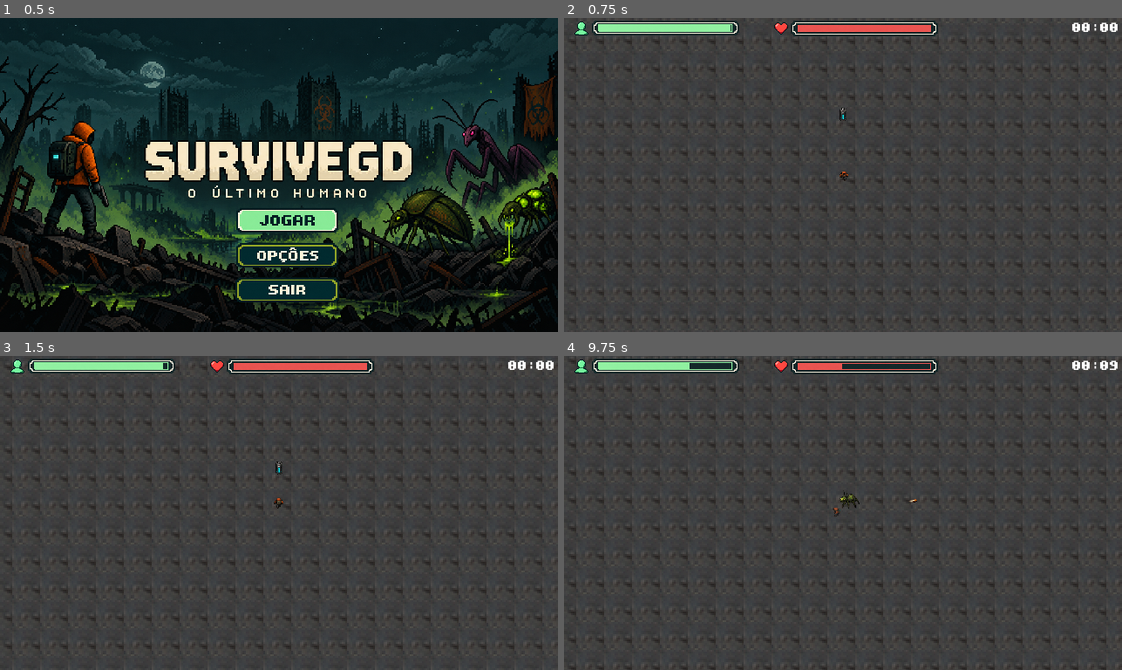
Above: before the commit, frames 1-4 (two rows, left to right).
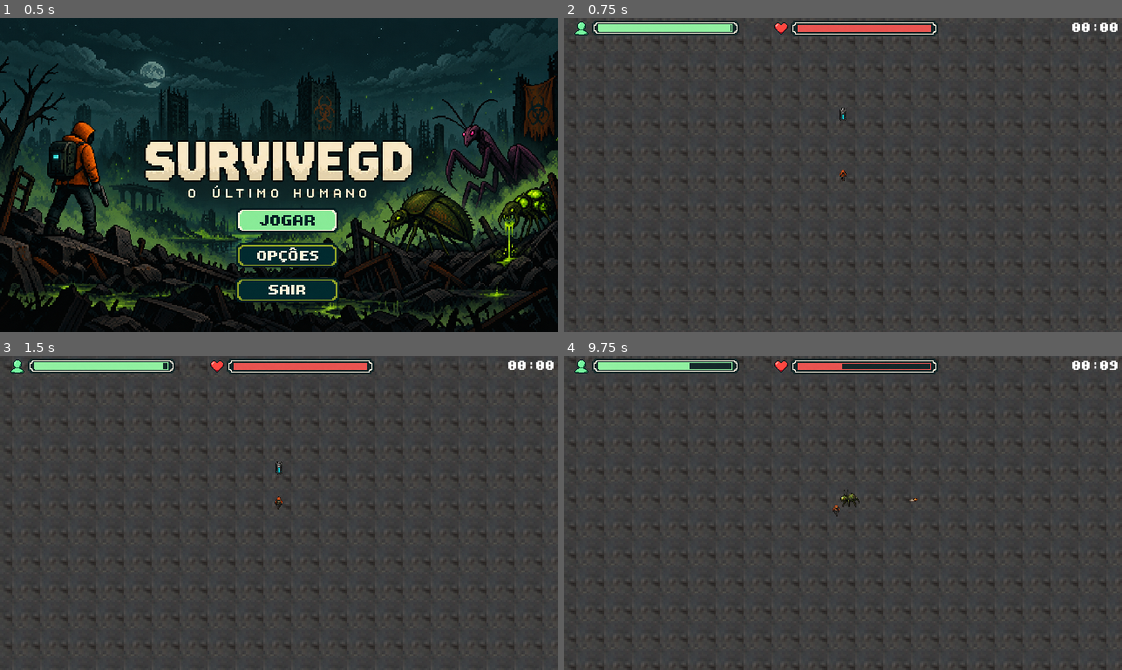
Above: after the commit, the same moments.

Repository: DevLucasOnly/DevLucasOnly-SurviveGD-Prototipo-de-Sobrevivencia-2D
Game: Godot game, scene res://scenes/main_menu.tscn
Same seed, same stepped clock (60 frames per second), same inputs: the game is played once before the commit and once after it.
Inputs (mouse positions are in pixels of both pictures, inside the frame that each line leads up to):
- Up to frame 1 (0.5 s): no input
- Up to frame 2 (0.75 s): click (848, 218) at 0.5 s
- Up to frame 3 (1.5 s): tap Enter at 1.25 s; move the mouse to (251, 575) at 1.27 s; press the mouse at (251, 575) at 1.28 s; hold W (move_up) from 1.28 s (still down)
- Up to frame 4 (9.75 s): move the mouse to (1010, 560) at 2.02 s; release the mouse at (1010, 560) at 2.03 s; click (1010, 560) at 2.1 s; move the mouse to (675, 465) at 2.77 s; release W (move_up) at 2.78 s; press the mouse at (675, 465) at 2.78 s; hold A (move_left) 2.78-4.28 s; move the mouse to (870, 513) at 3.52 s; release the mouse at (870, 513) at 3.53 s; click (870, 513) at 3.6 s; move the mouse to (759, 434) at 4.27 s; press the mouse at (759, 434) at 4.28 s; hold S (move_down) 4.28-5.03 s; move the mouse to (965, 497) at 5.02 s; release the mouse at (965, 497) at 5.03 s; hold D (move_right) 5.03-5.78 s; click (965, 497) at 5.1 s; move the mouse to (731, 528) at 5.77 s; press the mouse at (731, 528) at 5.78 s; hold W (move_up) 5.78-6.53 s; move the mouse to (898, 443) at 6.52 s; release the mouse at (898, 443) at 6.53 s; hold D (move_right) 6.53-8.78 s; click (898, 443) at 6.6 s; move the mouse to (815, 575) at 7.27 s; press the mouse at (815, 575) at 7.28 s; move the mouse to (1010, 560) at 8.02 s; release the mouse at (1010, 560) at 8.03 s; click (1010, 560) at 8.1 s; move the mouse to (675, 465) at 8.77 s; press the mouse at (675, 465) at 8.78 s; hold S (move_down) 8.78-9.53 s; move the mouse to (870, 513) at 9.52 s; release the mouse at (870, 513) at 9.53 s; hold A (move_left) from 9.53 s (still down); click (870, 513) at 9.6 s

Frame 1 is identical in both runs. In frame 2, less than 0.1% of the frame differs, in the area x 49-51%, y 48-52%; in frame 3, less than 0.1%; in frame 4, 0.1%, in the area x 48-64%, y 42-52%.

Commit message:
Feito o ajuste na animação de movimento do jogador

Diff:
--- a/scenes/Player.tscn
+++ b/scenes/Player.tscn
@@ -2,10 +2,10 @@
 
 [ext_resource type="Script" uid="uid://c7m4o7cacraer" path="res://scripts/player.gd" id="1_i0ldb"]
 [ext_resource type="PackedScene" uid="uid://dujdbk5baxpvi" path="res://scenes/projetil.tscn" id="2_3li8b"]
-[ext_resource type="Texture2D" uid="uid://bxh8k2kcdxc2k" path="res://assets/Player/insectoides.png" id="2_v6fml"]
+[ext_resource type="Texture2D" uid="uid://jkg8eu1qossp" path="res://assets/Player/Player_1280x1280.png" id="3_3li8b"]
 
 [sub_resource type="RectangleShape2D" id="RectangleShape2D_70d11"]
-size = Vector2(5, 6)
+size = Vector2(4, 7)
 
 [sub_resource type="Animation" id="Animation_3li8b"]
 length = 0.001
@@ -39,8 +39,59 @@
 "values": [0]
 }
 
+[sub_resource type="Animation" id="Animation_bruh7"]
+resource_name = "idle_down_left"
+length = 0.5
+loop_mode = 1
+tracks/0/type = "value"
+tracks/0/imported = false
+tracks/0/enabled = true
+tracks/0/path = NodePath("Sprite2D:frame")
+tracks/0/interp = 1
+tracks/0/loop_wrap = true
+tracks/0/keys = {
+"times": PackedFloat32Array(0),
+"transitions": PackedFloat32Array(1),
+"update": 1,
+"values": [9]
+}
+
+[sub_resource type="Animation" id="Animation_6eyey"]
+resource_name = "idle_down_right"
+length = 0.5
+loop_mode = 1
+tracks/0/type = "value"
+tracks/0/imported = false
+tracks/0/enabled = true
+tracks/0/path = NodePath("Sprite2D:frame")
+tracks/0/interp = 1
+tracks/0/loop_wrap = true
+tracks/0/keys = {
+"times": PackedFloat32Array(0),
+"transitions": PackedFloat32Array(1),
+"update": 1,
+"values": [13]
+}
+
+[sub_resource type="Animation" id="Animation_d3wef"]
+resource_name = "idle_left"
+length = 0.5
+loop_mode = 1
+tracks/0/type = "value"
+tracks/0/imported = false
+tracks/0/enabled = true
+tracks/0/path = NodePath("Sprite2D:frame")
+tracks/0/interp = 1
+tracks/0/loop_wrap = true
+tracks/0/keys = {
+"times": PackedFloat32Array(0),
+"transitions": PackedFloat32Array(1),
+"update": 1,
+"values": [16]
+}
+
 [sub_resource type="Animation" id="Animation_mdl7e"]
-resource_name = "idle_side"
+resource_name = "idle_right"
 length = 0.4
 loop_mode = 1
 tracks/0/type = "value"
@@ -53,86 +104,214 @@
 "times": PackedFloat32Array(0),
 "transitions": PackedFloat32Array(1),
 "update": 1,
-"values": [3]
+"values": [20]
 }
 
 [sub_resource type="Animation" id="Animation_70d11"]
 resource_name = "idle_up"
-length = 0.4
-loop_mode = 1
-tracks/0/type = "value"
-tracks/0/imported = false
-tracks/0/enabled = true
-tracks/0/path = NodePath("Sprite2D:frame")
-tracks/0/interp = 1
-tracks/0/loop_wrap = true
-tracks/0/keys = {
-"times": PackedFloat32Array(0),
-"transitions": PackedFloat32Array(1),
-"update": 1,
-"values": [1]
+length = 0.5
+loop_mode = 1
+tracks/0/type = "value"
+tracks/0/imported = false
+tracks/0/enabled = true
+tracks/0/path = NodePath("Sprite2D:frame")
+tracks/0/interp = 1
+tracks/0/loop_wrap = true
+tracks/0/keys = {
+"times": PackedFloat32Array(0),
+"transitions": PackedFloat32Array(1),
+"update": 1,
+"values": [24]
+}
+
+[sub_resource type="Animation" id="Animation_o4126"]
+resource_name = "idle_up_left"
+length = 0.5
+loop_mode = 1
+tracks/0/type = "value"
+tracks/0/imported = false
+tracks/0/enabled = true
+tracks/0/path = NodePath("Sprite2D:frame")
+tracks/0/interp = 1
+tracks/0/loop_wrap = true
+tracks/0/keys = {
+"times": PackedFloat32Array(0),
+"transitions": PackedFloat32Array(1),
+"update": 1,
+"values": [26]
+}
+
+[sub_resource type="Animation" id="Animation_lkdrv"]
+resource_name = "idle_up_right"
+length = 0.5
+loop_mode = 1
+tracks/0/type = "value"
+tracks/0/imported = false
+tracks/0/enabled = true
+tracks/0/path = NodePath("Sprite2D:frame")
+tracks/0/interp = 1
+tracks/0/loop_wrap = true
+tracks/0/keys = {
+"times": PackedFloat32Array(0),
+"transitions": PackedFloat32Array(1),
+"update": 1,
+"values": [29]
 }
 
 [sub_resource type="Animation" id="Animation_qu4a1"]
 resource_name = "walk_down"
-length = 0.7
-loop_mode = 1
-tracks/0/type = "value"
-tracks/0/imported = false
-tracks/0/enabled = true
-tracks/0/path = NodePath("Sprite2D:frame")
-tracks/0/interp = 1
-tracks/0/loop_wrap = true
-tracks/0/keys = {
-"times": PackedFloat32Array(0, 0.033333335, 0.06666667, 0.1),
+length = 0.5
+tracks/0/type = "value"
+tracks/0/imported = false
+tracks/0/enabled = true
+tracks/0/path = NodePath("Sprite2D:frame")
+tracks/0/interp = 1
+tracks/0/loop_wrap = true
+tracks/0/keys = {
+"times": PackedFloat32Array(0, 0.033333335, 0.06666667, 0.10000001, 0.13333334, 0.16666667, 0.20000002, 0.23333335),
+"transitions": PackedFloat32Array(1, 1, 1, 1, 1, 1, 1, 1),
+"update": 1,
+"values": [0, 1, 2, 3, 4, 5, 6, 7]
+}
+
+[sub_resource type="Animation" id="Animation_p7iby"]
+resource_name = "walk_down_left"
+length = 0.5
+loop_mode = 1
+tracks/0/type = "value"
+tracks/0/imported = false
+tracks/0/enabled = true
+tracks/0/path = NodePath("Sprite2D:frame")
+tracks/0/interp = 1
+tracks/0/loop_wrap = true
+tracks/0/keys = {
+"times": PackedFloat32Array(0, 0.033333335, 0.06666667, 0.10000001),
 "transitions": PackedFloat32Array(1, 1, 1, 1),
 "update": 1,
-"values": [5, 5, 6, 7]
+"values": [8, 9, 10, 11]
+}
+
+[sub_resource type="Animation" id="Animation_0rnld"]
+resource_name = "walk_down_right"
+length = 0.5
+loop_mode = 1
+tracks/0/type = "value"
+tracks/0/imported = false
+tracks/0/enabled = true
+tracks/0/path = NodePath("Sprite2D:frame")
+tracks/0/interp = 1
+tracks/0/loop_wrap = true
+tracks/0/keys = {
+"times": PackedFloat32Array(0, 0.033333335, 0.06666667, 0.10000001, 0.13333334),
+"transitions": PackedFloat32Array(1, 1, 1, 1, 1),
+"update": 1,
+"values": [55, 56, 57, 58, 59]
+}
+
+[sub_resource type="Animation" id="Animation_srp4u"]
+resource_name = "walk_left"
+length = 0.5
+loop_mode = 1
+tracks/0/type = "value"
+tracks/0/imported = false
+tracks/0/enabled = true
+tracks/0/path = NodePath("Sprite2D:frame")
+tracks/0/interp = 1
+tracks/0/loop_wrap = true
+tracks/0/keys = {
+"times": PackedFloat32Array(0, 0.033333335, 0.06666667, 0.10000001),
+"transitions": PackedFloat32Array(1, 1, 1, 1),
+"update": 1,
+"values": [16, 17, 18, 19]
 }
 
 [sub_resource type="Animation" id="Animation_cw2d6"]
-resource_name = "walk_side"
-length = 0.6
-loop_mode = 1
-tracks/0/type = "value"
-tracks/0/imported = false
-tracks/0/enabled = true
-tracks/0/path = NodePath("Sprite2D:frame")
-tracks/0/interp = 1
-tracks/0/loop_wrap = true
-tracks/0/keys = {
-"times": PackedFloat32Array(0.04, 0.16666667),
-"transitions": PackedFloat32Array(1, 1),
-"update": 1,
-"values": [3, 12]
+resource_name = "walk_right"
+length = 0.5
+loop_mode = 1
+tracks/0/type = "value"
+tracks/0/imported = false
+tracks/0/enabled = true
+tracks/0/path = NodePath("Sprite2D:frame")
+tracks/0/interp = 1
+tracks/0/loop_wrap = true
+tracks/0/keys = {
+"times": PackedFloat32Array(0, 0.033333335, 0.06666667, 0.10000001, 0.13333334, 0.16666667, 0.20000002),
+"transitions": PackedFloat32Array(1, 1, 1, 1, 1, 1, 1),
+"update": 1,
+"values": [45, 46, 47, 48, 49, 50, 51]
 }
 
 [sub_resource type="Animation" id="Animation_khinc"]
 resource_name = "walk_up"
-length = 0.7
-loop_mode = 1
-tracks/0/type = "value"
-tracks/0/imported = false
-tracks/0/enabled = true
-tracks/0/path = NodePath("Sprite2D:frame")
-tracks/0/interp = 1
-tracks/0/loop_wrap = true
-tracks/0/keys = {
-"times": PackedFloat32Array(0, 0.033333335, 0.06666667, 0.1),
+length = 0.5
+loop_mode = 1
+tracks/0/type = "value"
+tracks/0/imported = false
+tracks/0/enabled = true
+tracks/0/path = NodePath("Sprite2D:frame")
+tracks/0/interp = 1
+tracks/0/loop_wrap = true
+tracks/0/keys = {
+"times": PackedFloat32Array(0, 0.033333335, 0.06666667, 0.10000001, 0.13333334, 0.16666667),
+"transitions": PackedFloat32Array(1, 1, 1, 1, 1, 1),
+"update": 1,
+"values": [32, 33, 34, 35, 36, 37]
+}
+
+[sub_resource type="Animation" id="Animation_jfpux"]
+resource_name = "walk_up_left"
+length = 0.5
+loop_mode = 1
+tracks/0/type = "value"
+tracks/0/imported = false
+tracks/0/enabled = true
+tracks/0/path = NodePath("Sprite2D:frame")
+tracks/0/interp = 1
+tracks/0/loop_wrap = true
+tracks/0/keys = {
+"times": PackedFloat32Array(0, 0.033333335, 0.06666667, 0.10000001),
 "transitions": PackedFloat32Array(1, 1, 1, 1),
 "update": 1,
-"values": [8, 9, 10, 11]
+"values": [24, 25, 26, 27]
+}
+
+[sub_resource type="Animation" id="Animation_61ith"]
+resource_name = "walk_up_right"
+length = 0.5
+loop_mode = 1
+tracks/0/type = "value"
+tracks/0/imported = false
+tracks/0/enabled = true
+tracks/0/path = NodePath("Sprite2D:frame")
+tracks/0/interp = 1
+tracks/0/loop_wrap = true
+tracks/0/keys = {
+"times": PackedFloat32Array(0, 0.033333335, 0.06666667),
+"transitions": PackedFloat32Array(1, 1, 1),
+"update": 1,
+"values": [28, 29, 30]
 }
 
 [sub_resource type="AnimationLibrary" id="AnimationLibrary_qu4a1"]
 _data = {
 &"RESET": SubResource("Animation_3li8b"),
 &"idle_down": SubResource("Animation_v6fml"),
-&"idle_side": SubResource("Animation_mdl7e"),
+&"idle_down_left": SubResource("Animation_bruh7"),
+&"idle_down_right": SubResource("Animation_6eyey"),
+&"idle_left": SubResource("Animation_d3wef"),
+&"idle_right": SubResource("Animation_mdl7e"),
 &"idle_up": SubResource("Animation_70d11"),
+&"idle_up_left": SubResource("Animation_o4126"),
+&"idle_up_right": SubResource("Animation_lkdrv"),
 &"walk_down": SubResource("Animation_qu4a1"),
-&"walk_side": SubResource("Animation_cw2d6"),
-&"walk_up": SubResource("Animation_khinc")
+&"walk_down_left": SubResource("Animation_p7iby"),
+&"walk_down_right": SubResource("Animation_0rnld"),
+&"walk_left": SubResource("Animation_srp4u"),
+&"walk_right": SubResource("Animation_cw2d6"),
+&"walk_up": SubResource("Animation_khinc"),
+&"walk_up_left": SubResource("Animation_jfpux"),
+&"walk_up_right": SubResource("Animation_61ith")
 }
 
 [node name="Player" type="CharacterBody2D" unique_id=1449373304 groups=["jogador"]]
@@ -142,16 +321,15 @@
 projetil_cena = ExtResource("2_3li8b")
 
 [node name="Sprite2D" type="Sprite2D" parent="." unique_id=691460397]
-position = Vector2(0, 2.3841858e-07)
-scale = Vector2(0.07594937, 0.049689442)
-texture = ExtResource("2_v6fml")
+scale = Vector2(0.05, 0.051)
+texture = ExtResource("3_3li8b")
 hframes = 8
-vframes = 2
-region_enabled = true
-region_rect = Rect2(-5.4888916, 2.31102, 1268.365, 322.78748)
+vframes = 8
+frame = 28
+region_rect = Rect2(5.105484, 3.6053505, 1249.3036, 1261.4144)
 
 [node name="CollisionShape2D" type="CollisionShape2D" parent="." unique_id=431914994]
-position = Vector2(0.5, 0)
+position = Vector2(0, 0.5)
 shape = SubResource("RectangleShape2D_70d11")
 
 [node name="AnimationPlayer" type="AnimationPlayer" parent="." unique_id=73426016]
